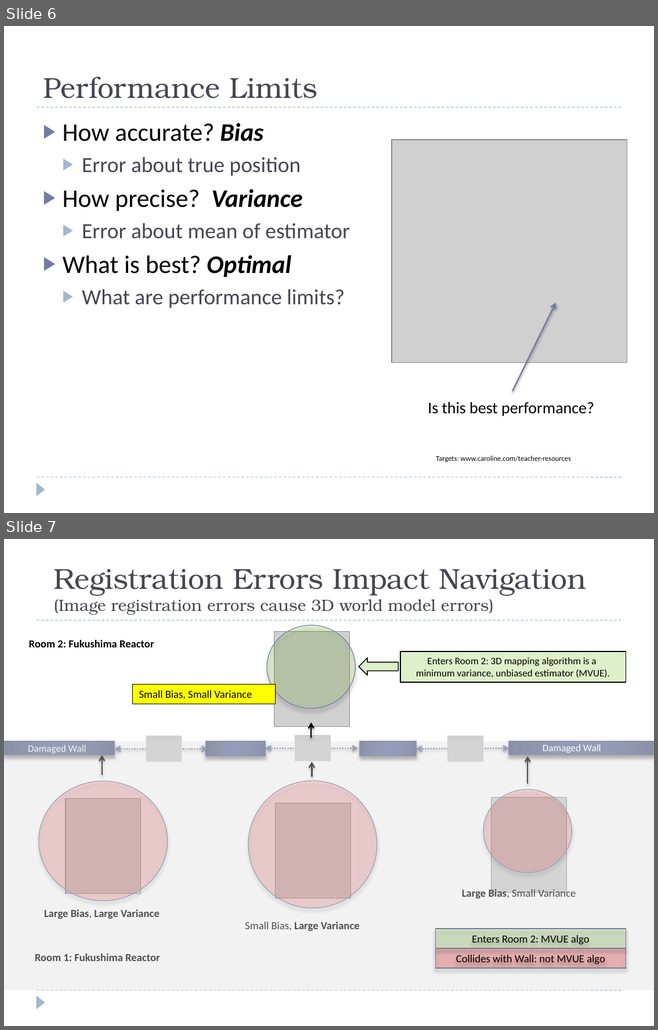
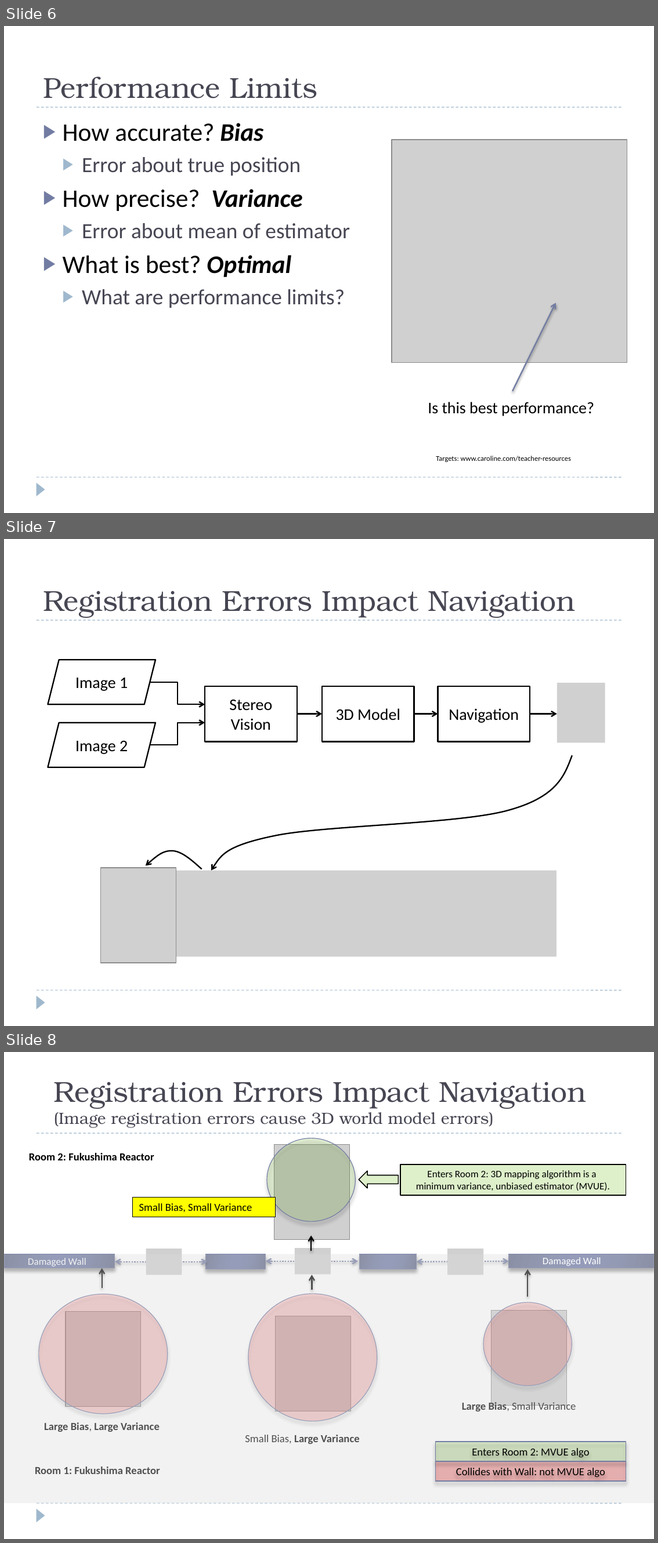
Before and after one commit to josh-gleason/CS679, a slide deck: Presentation/CS679Presentation2.pptx. Shown one above the other, each under a label of ours: slides 6 and 7 before the commit, slides 6, 7 and 8 after it. The pictures are 658x1030 and 658x1543 pixels, drawn with LibreOffice and Linux fonts; fonts in the diff are those of the drawing; grey boxes stand for pictures. Boxes give left, top, right and bottom in pixels: in the first picture for what was removed or moved away, otherwise in the second. Text is boxed around its words. In the diff, an @@ line names an element or a change of style, - is before the commit and + after.

```diff
--- a/Presentation/CS679Presentation2.pptx
+++ b/Presentation/CS679Presentation2.pptx
@@ slide 7 added at [4,539,654,1026], background #FFFFFF; not listed: 3 template elements that a slide beside it also shows @@
@@ title added at [43,591,575,618], 32 pt, text #464653 @@
+Registration Errors Impact Navigation
@@ group added at [48,660,605,768]: 3 rectangles, 3 arrows, 2 parallelograms, 2 elbow arrows, 1 picture @@
+Stereo Vision
+Navigation
+3D Model
+Image 1
+Image 2
@@ freeform shape added at [211,755,572,870], outline #000000 1.5 pt @@
@@ freeform shape added at [146,851,201,869], outline #000000 1.5 pt @@
@@ picture added at [101,868,176,963] @@
@@ picture added at [134,870,556,957] @@
@@ what was slide 7 is now slide 8 @@
```
Also in this commit, not shown: 9 slides changed.
